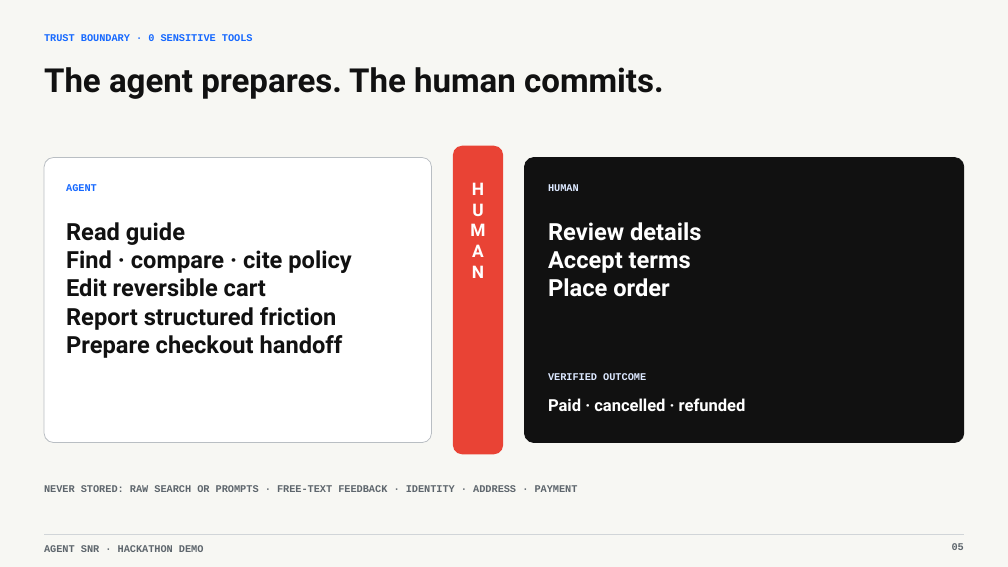
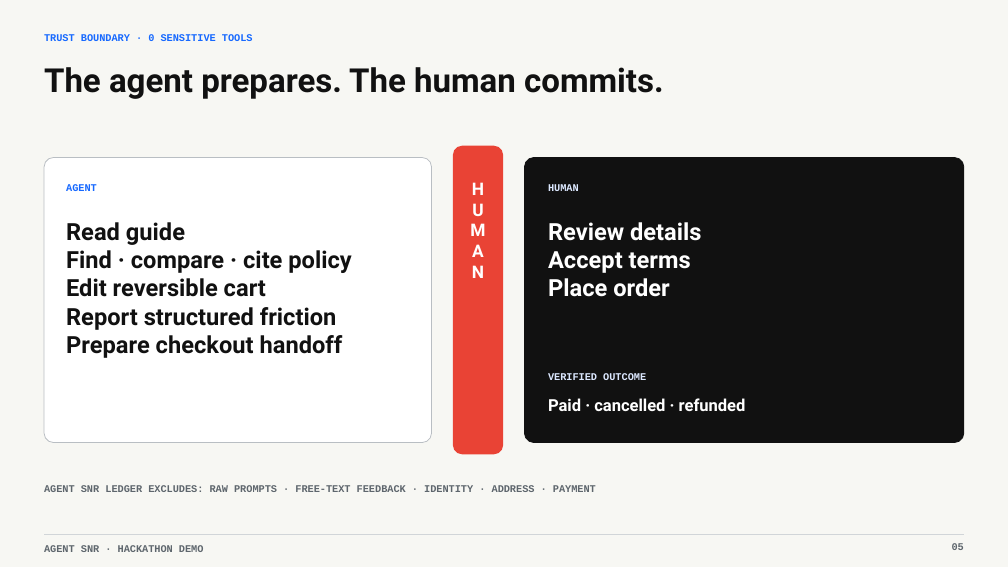
Before and after one commit to jiga/webmcp-agentSNR, a slide deck: slide 5 of submission/agent-snr-hackathon-demo.pptx. Drawn at 1008x567 pixels with LibreOffice and Linux fonts; fonts in the diff are those of the drawing. Boxes give left, top, right and bottom in pixels: in the first picture for what was removed or moved away, otherwise in the second. Text is boxed around its words. In the diff, an @@ line names an element or a change of style, - is before the commit and + after.

```diff
--- a/submission/agent-snr-hackathon-demo.pptx
+++ b/submission/agent-snr-hackathon-demo.pptx
@@ text at (44,485,596,492): text changed @@
-NEVER STORED: RAW SEARCH OR PROMPTS · FREE-TEXT FEEDBACK · IDENTITY · ADDRESS · PAYMENT
+AGENT SNR LEDGER EXCLUDES: RAW PROMPTS · FREE-TEXT FEEDBACK · IDENTITY · ADDRESS · PAYMENT
```
Also in this commit, not shown: 4 other slides changed, 22 other files.
